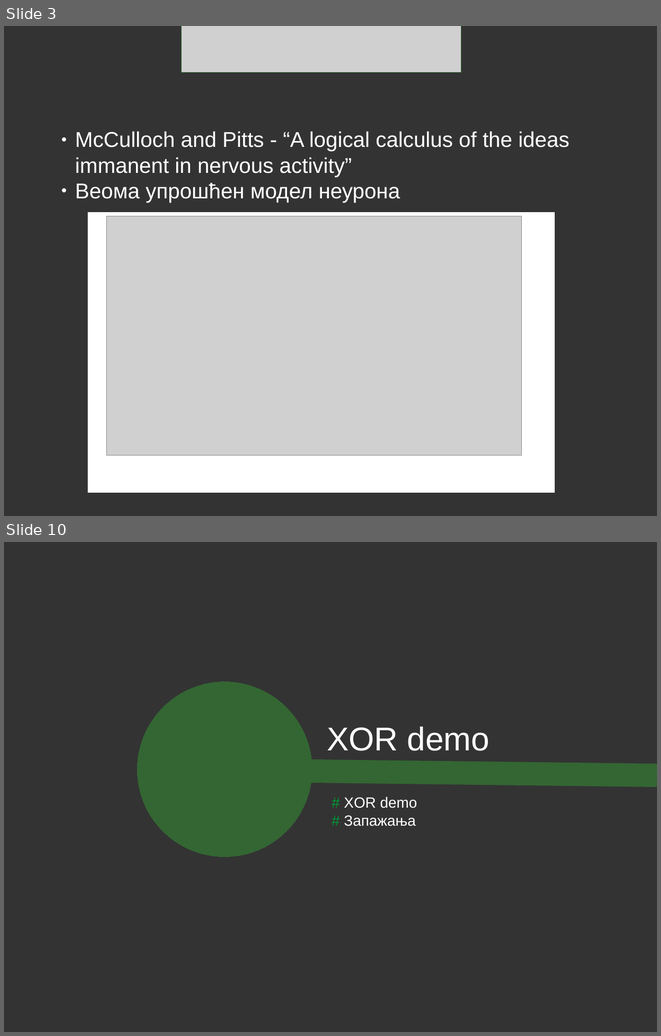
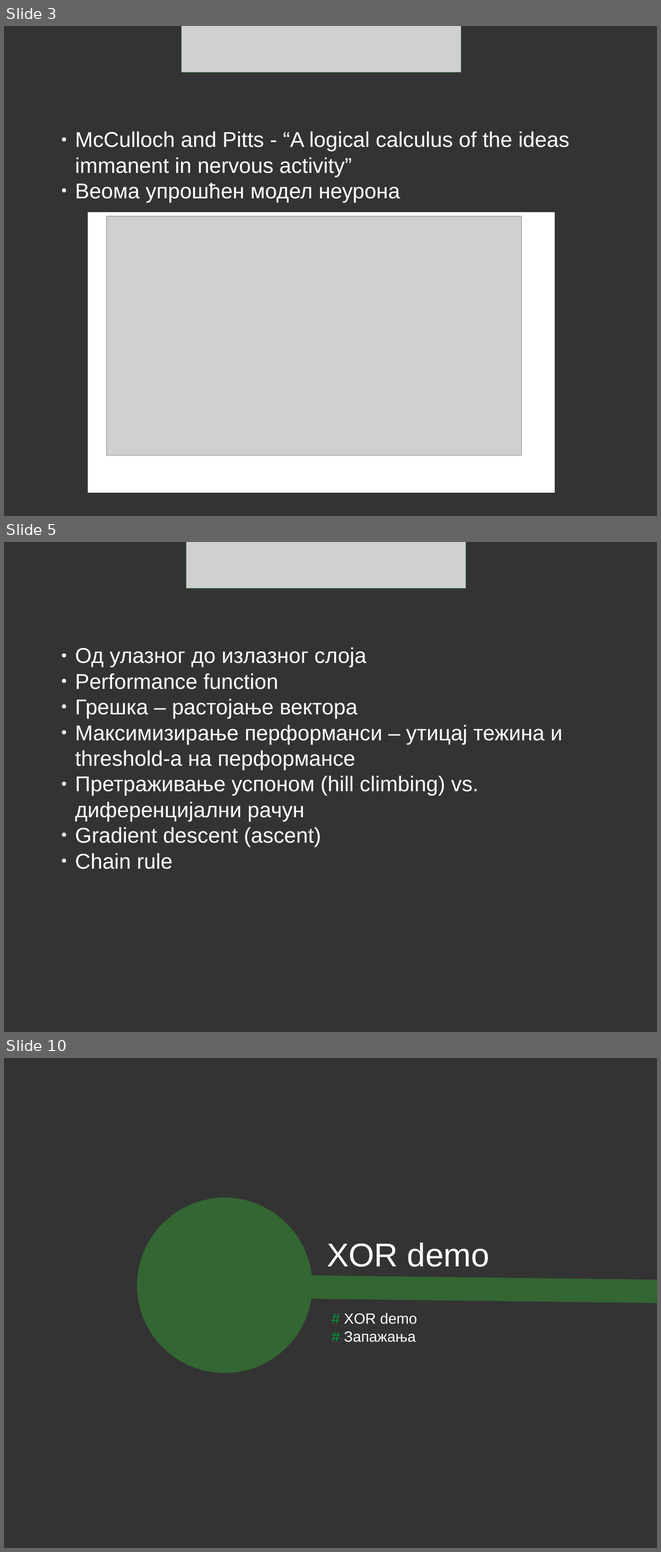
Before and after one commit to alien93/softProj, a slide deck: prezentacija/neuronske_mreze.odp. Shown one above the other, each under a label of ours: slides 3 and 10 before the commit, slides 3, 5 and 10 after it; the slides between them are not shown. The pictures are 661x1036 and 661x1552 pixels, drawn with LibreOffice and Linux fonts; fonts in the diff are those of the drawing; grey boxes stand for pictures. Boxes give left, top, right and bottom in pixels: in the first picture for what was removed or moved away, otherwise in the second. Text is boxed around its words. In the diff, an @@ line names an element or a change of style, - is before the commit and + after.

```diff
--- a/prezentacija/neuronske_mreze.odp
+++ b/prezentacija/neuronske_mreze.odp
@@ slide 5 added at bbox=[4, 542, 657, 1032], background #333333 @@
@@ picture added at bbox=[186, 542, 466, 589] @@
@@ text added at bbox=[75, 647, 563, 869], 26 pt, text #FFFFFF @@
+● Од улазног до излазног слоја
+● Performance function
+● Грешка – растојање вектора
+● Максимизирање перформанси – утицај тежина и threshold-а на перформансе
+● Претраживање успоном (hill climbing) vs. диференцијални рачун
+● Gradient descent (ascent)
+● Chain rule
```
Also in this commit, not shown: 1 slide changed, 6 other slides added, 10 slides removed, 6 other files.
